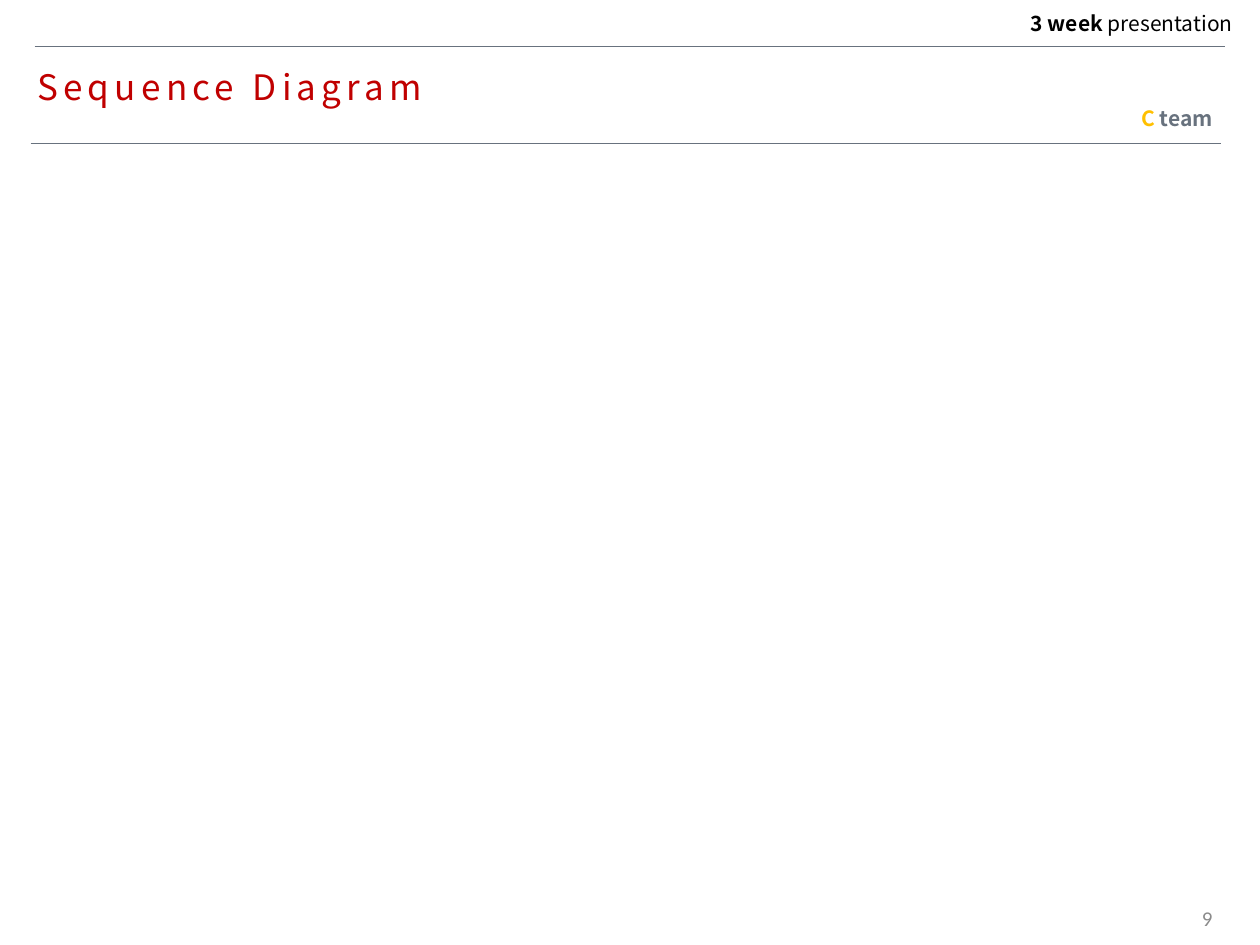
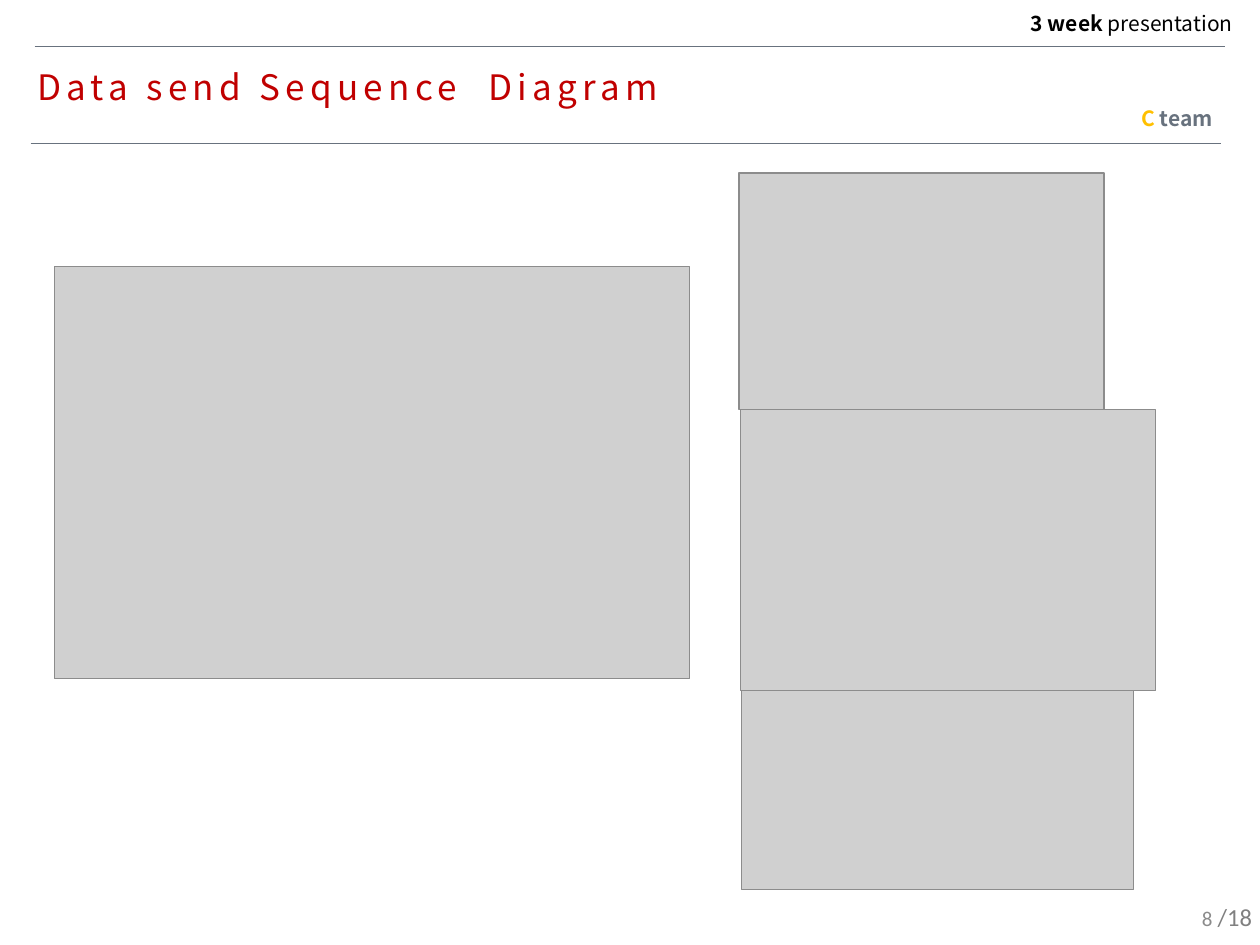
Before and after one commit to MAENGSOOHOON/summer2017IoT, a slide deck: slide 8 of 3week/ppt/3week.pptx (slide 9 before the commit). Drawn at 1260x945 pixels with LibreOffice and Linux fonts; fonts in the diff are those of the drawing; grey boxes stand for pictures. Boxes give left, top, right and bottom in pixels: in the first picture for what was removed or moved away, otherwise in the second. Text is boxed around its words. In the diff, an @@ line names an element or a change of style, - is before the commit and + after.

```diff
--- a/3week/ppt/3week.pptx
+++ b/3week/ppt/3week.pptx
@@ text at (37, 72, 658, 109): text changed @@
-Sequence Diagram
+Data send Sequence Diagram
@@ picture added at (740, 173, 1105, 410) @@
@@ picture added at (54, 266, 689, 678) @@
@@ picture added at (741, 410, 1157, 690) @@
@@ picture added at (741, 690, 1133, 890) @@
@@ page number at (1202, 912, 1213, 926): text changed @@
-9
+8
@@ text added at (1218, 909, 1252, 927), 14 pt, text #808080 @@
+/18
```
Also in this commit, not shown: 6 other slides changed, 11 slides added, 5 slides removed, 2 other files.
